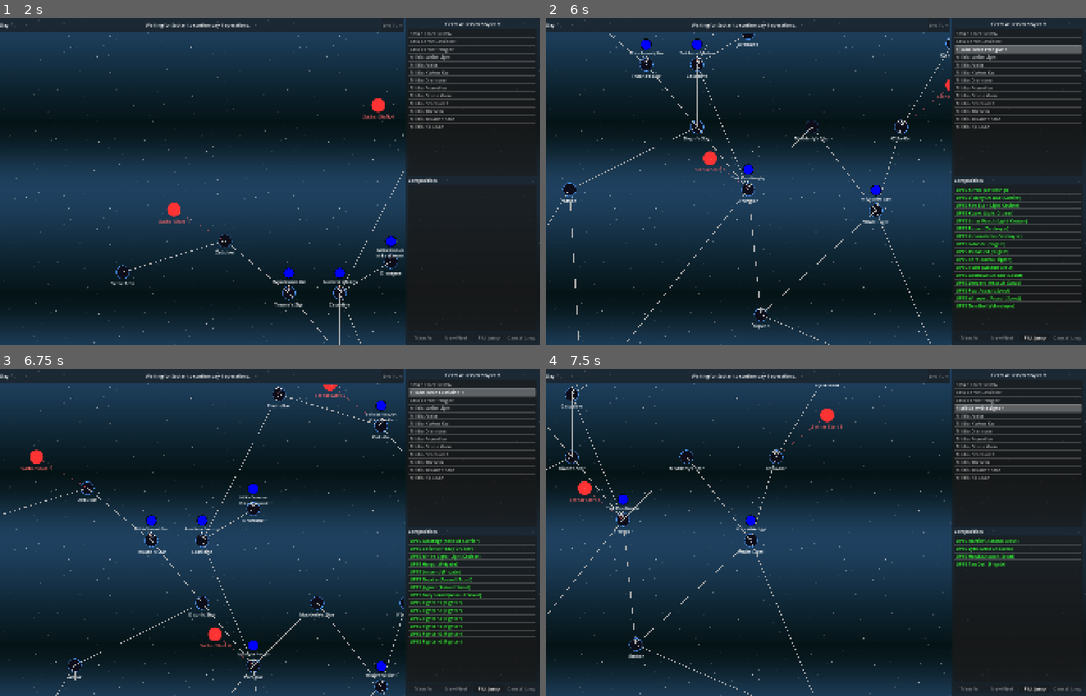
Above: before the commit, frames 1-4 (two rows, left to right).
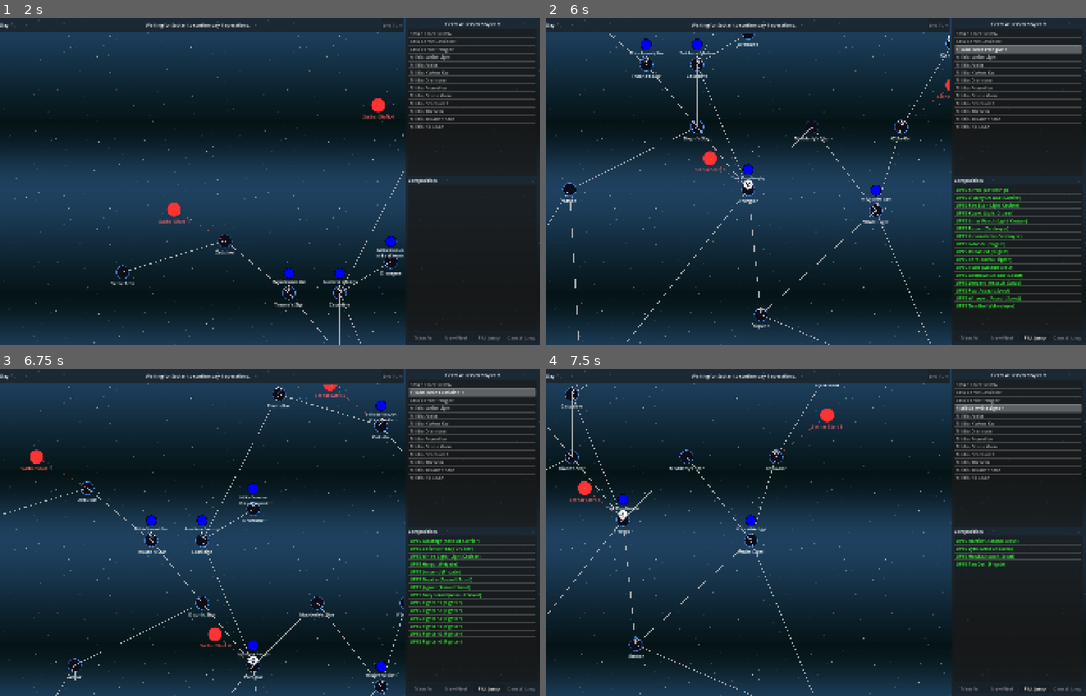
Above: after the commit, the same moments.

Repository: jjeffers/sf-kh-simulator
Game: Godot game, scene res://Scenes/CampaignMap.tscn
The game is run twice, just before and just after one commit, with the same random seed, the same clock (stepped at 60 frames per second) and the same inputs. This scene is started directly instead of the project's main scene.
Inputs (mouse positions are in pixels of both pictures, inside the frame that each line leads up to):
- Up to frame 1 (2 s): click "End Turn" at 0.5 s; click (518, 158) at 1.27 s
- Up to frame 2 (6 s): click (886, 273) at 2.02 s; click (929, 53) at 2.77 s; click (751, 158) at 3.52 s; click (573, 273) at 4.27 s; click (745, 168) at 5.02 s; click (799, 295) at 5.77 s
- Up to frame 3 (6.75 s): click (151, 395) at 6.52 s
- Up to frame 4 (7.5 s): click (929, 666) at 7.27 s

Frame 1 is identical in both runs. In frame 2, less than 0.1% of the frame differs, in the area x 36-75%, y 5-53%; in frame 3, less than 0.1%; in frame 4, less than 0.1%.

Commit message:
Fix: Campaign Battle Indicator Calculation Timing (#97)
* UI: Add solid white circular background to Fortified Stations on campaign map

* Fix: Battle Indicator timing now correctly evaluates encounters after fleets arrive at their destinations rather than during planning phase

Diff:
--- a/Data/ship_names.json
+++ b/Data/ship_names.json
@@ -179,7 +179,12 @@
             "Invasion-Core",
             "Plague-Bringer",
             "Malice-Anchor",
-            "Dark-Harbor"
+            "Dark-Harbor",
+            "Maelstrom",
+        ],
+        "Light_Cruisers": [
+            "Faminewind",
+            "Deathstroke"
         ],
         "Heavy_Cruisers": [
             "Devastator",
@@ -196,7 +201,9 @@
             "Cataclysm",
             "World-Eater",
             "Void-Gazer",
-            "Death-Bringer"
+            "Death-Bringer",
+            "Perdition",
+            "Annihilation"
         ],
         "Minelayers": [
             "Venom-Drop",
--- a/Scripts/CampaignManager.gd
+++ b/Scripts/CampaignManager.gd
@@ -407,7 +407,6 @@
 func rpc_order_fleet_move(fleet_idx: int, destination_id: String):
 	if fleet_idx >= 0 and fleet_idx < fleets.size():
 		fleets[fleet_idx].start_move(destination_id, TRANSIT_DAYS)
-		_check_for_encounters()
 		if multiplayer.is_server() and has_node("/root/NetworkManager"):
 			var nm = get_node("/root/NetworkManager")
 			nm.sync_campaign_state.rpc(serialize_state())
@@ -422,7 +421,6 @@
 func rpc_cancel_fleet_move(fleet_idx: int):
 	if fleet_idx >= 0 and fleet_idx < fleets.size():
 		fleets[fleet_idx].cancel_move()
-		_check_for_encounters()
 		if multiplayer.is_server() and has_node("/root/NetworkManager"):
 			var nm = get_node("/root/NetworkManager")
 			nm.sync_campaign_state.rpc(serialize_state())
@@ -507,17 +505,19 @@
 	# Track pre-resolution locations to check supply viability BEFORE combat occurs
 	var system_occupants = _get_systems_with_fleets()
 
-	_check_for_encounters()
-
+	var was_moving_flags = {}
 	for fleet in fleets:
-		var moved_this_turn = fleet.is_moving()
+		was_moving_flags[fleet] = fleet.is_moving()
 		if fleet.advance_day():
 			arriving_fleets.append(fleet)
 			emit_signal("fleet_arrived", fleet, fleet.current_system_id)
-			moved_this_turn = true
-
+			was_moving_flags[fleet] = true
+
+	_check_for_encounters()
+
+	for fleet in fleets:
 		# Rearm check: "Ships in supply will re-arm if they spend an entire day without moving or engaging in combat."
-		if not moved_this_turn:
+		if not was_moving_flags[fleet]:
 			var can_supply = false
 			if active_encounters.has(fleet.current_system_id):
 				can_supply = false # Blocked by combat breaking out this turn
--- a/Scripts/CampaignMap.gd
+++ b/Scripts/CampaignMap.gd
@@ -382,6 +382,20 @@
 
 		# Draw space station indicator if present
 		if sys_name in campaign.UPF_FORTRESSES or sys_name in campaign.UPF_ARMED_STATIONS:
+			if sys_name in campaign.UPF_FORTRESSES:
+				var fortress_bg = Panel.new()
+				var f_style = StyleBoxFlat.new()
+				f_style.bg_color = Color.WHITE
+				f_style.corner_radius_top_left = 16
+				f_style.corner_radius_top_right = 16
+				f_style.corner_radius_bottom_left = 16
+				f_style.corner_radius_bottom_right = 16
+				fortress_bg.add_theme_stylebox_override("panel", f_style)
+				fortress_bg.custom_minimum_size = Vector2(32, 32)
+				fortress_bg.size = Vector2(32, 32)
+				fortress_bg.position = pos + Vector2(-16, -34)
+				systems_container.add_child(fortress_bg)
+
 			var station_icon = TextureRect.new()
 			station_icon.texture = load("res://Assets/upf_space_station.png")
 			station_icon.expand_mode = TextureRect.EXPAND_IGNORE_SIZE
Not shown, changed: docs/second-sathar-war.md
